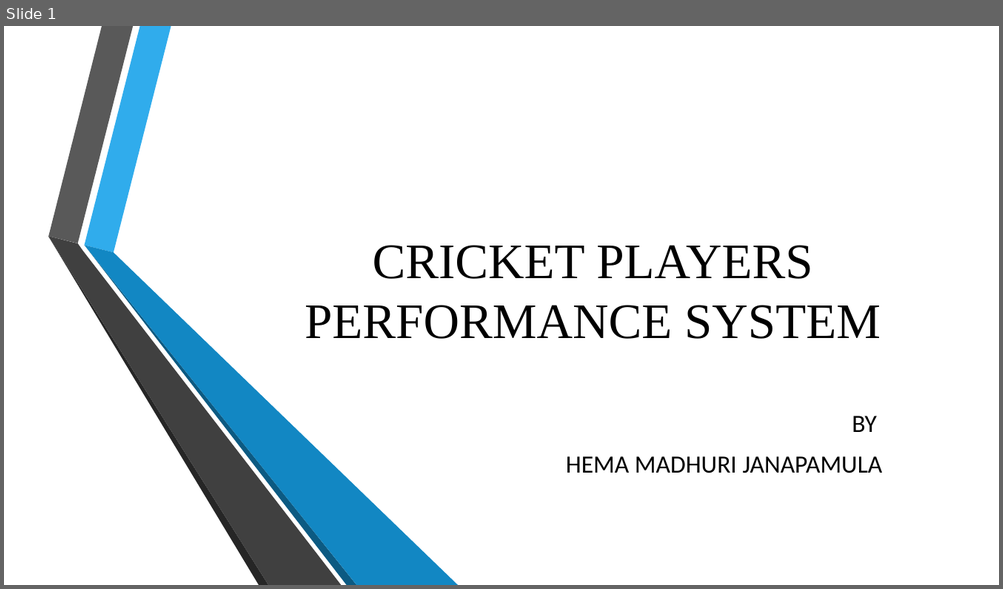
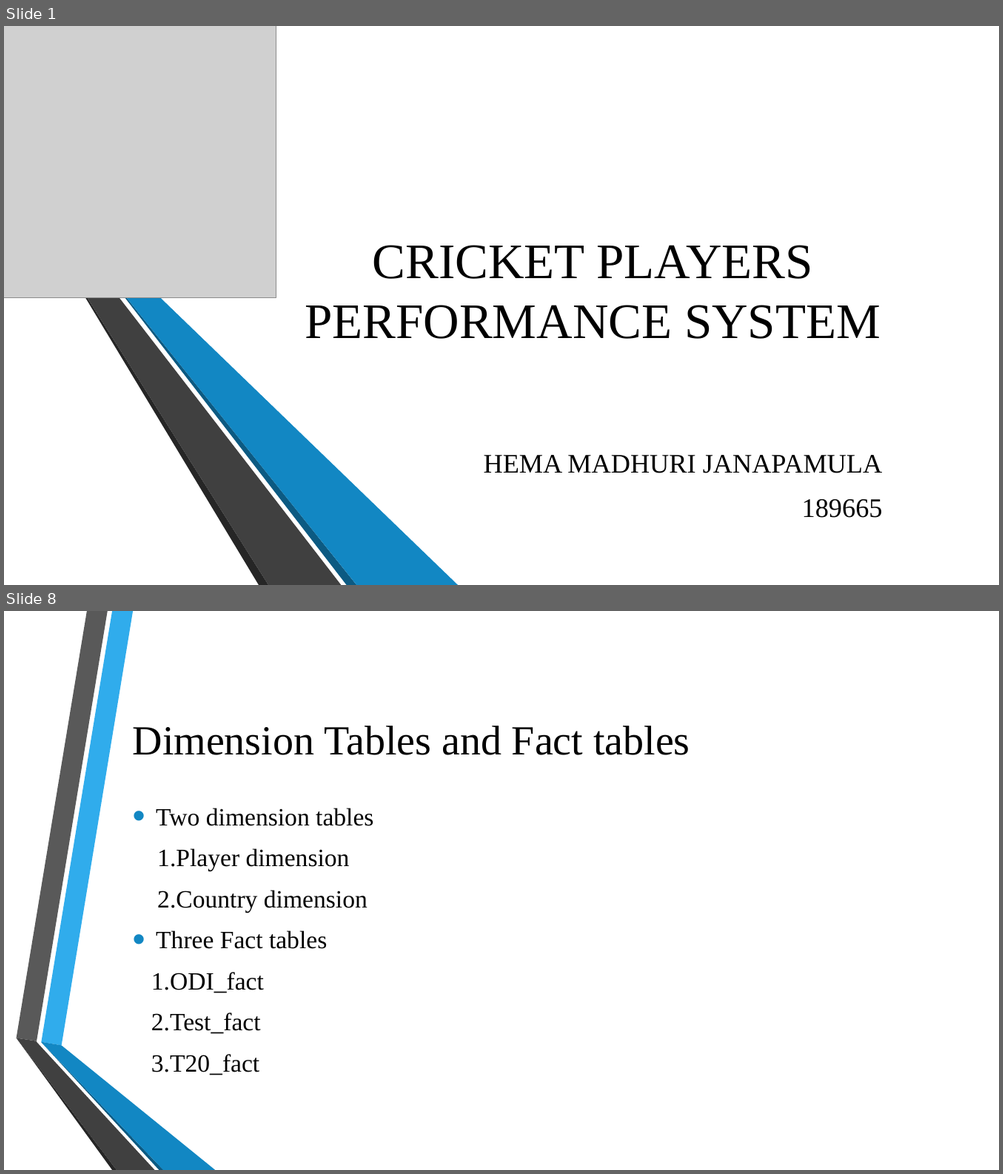
Before and after one commit to hemamadhuri98/test_fact, a slide deck: Cricket Players Performance System.pptx. Shown one above the other, each under a label of ours: slide 1 before the commit, slides 1 and 8 after it; the slides between them are not shown. The pictures are 1003x589 and 1003x1174 pixels, drawn with LibreOffice and Linux fonts; fonts in the diff are those of the drawing; grey boxes stand for pictures; background and template pictures are left out. Boxes give left, top, right and bottom in pixels: in the first picture for what was removed or moved away, otherwise in the second. Text is boxed around its words. In the diff, an @@ line names an element or a change of style, - is before the commit and + after.

```diff
--- a/Cricket Players Performance System.pptx
+++ b/Cricket Players Performance System.pptx
@@ slide 8 added at <box>4,611,999,1170</box>, background picture (left out) @@
@@ title added at <box>133,726,689,755</box>, 40 pt, text #000000 @@
+Dimension Tables and Fact tables
@@ text added at <box>151,808,373,1076</box>, 24.1 pt, text #000000 @@
+• Two dimension tables
+1.Player dimension
+2.Country dimension
+• Three Fact tables
+1.ODI_fact
+2.Test_fact
+3.T20_fact
@@ group added at <box>16,611,215,1170</box>: 6 freeform shapes @@
@@ slide 1 changed as well @@
@@ picture added at <box>4,26,276,298</box> @@
@@ subtitle at <box>851,416,876,432</box>: paragraph removed @@
-BY
@@ subtitle at <box>484,455,882,474</box>: size 24 to 25.9 pt, font Calibri to Times New Roman in "HEMA MADHURI JANAPAMULA" @@
@@ subtitle at <box>802,500,882,518</box>: paragraph added @@
+189665
```
Also in this commit, not shown: 15 other slides added.
